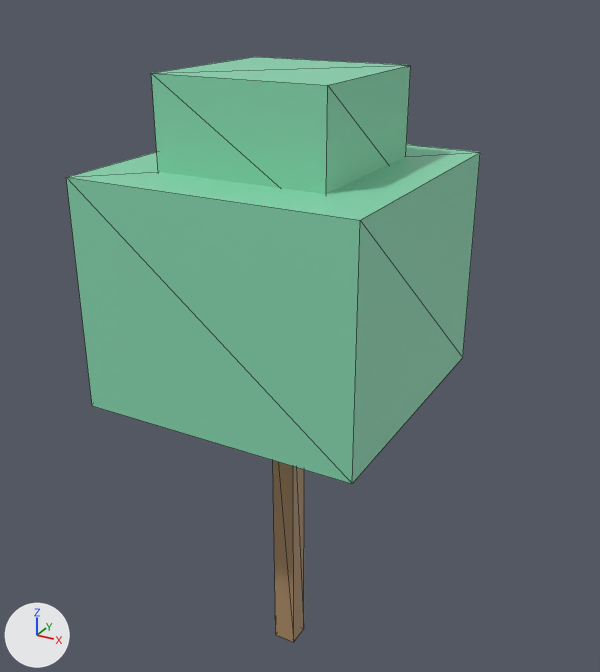
Before and after pictures for a commit that changed the glTF model data/islands/disksaver/glb/Prop_DS_Tree_19.glb.
Rendered twice from a 50 mm camera at (4.6, -8.07, 8.72) aimed at (0.02, 0.26, 4.56). Every picture has the same lights, and +X, +Y and +Z are marked at lower left. The older version comes first. Mesh edges are drawn as thin lines. Vertices at exactly the same position are counted once.
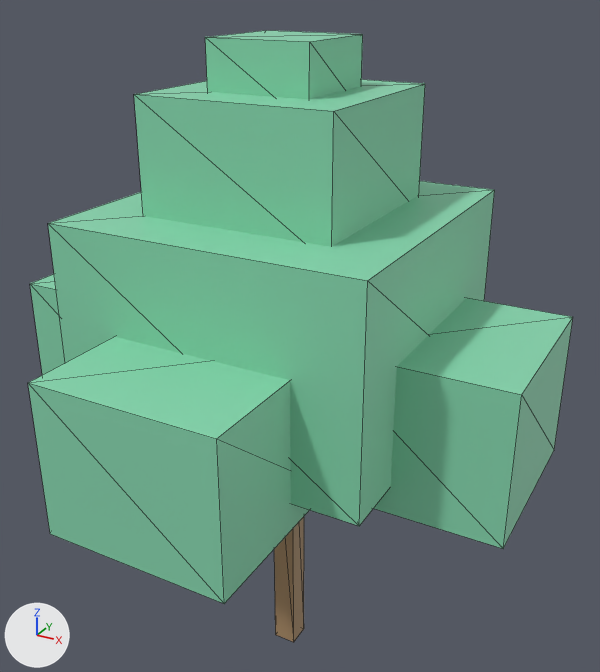
Pixel boxes [x1, y1, x2, y2] of what changed, in the pictures (600 x 672 px):
'Cube.001', moved, rescaled (8% wider)
    before: [66, 145, 480, 484]
    after: [48, 181, 495, 526]
'Cube.002', moved, rescaled
    before: [151, 57, 411, 194]
    after: [373, 298, 573, 549]
'Cube.005', added (green)
    after: [28, 337, 309, 604]
'Cube.006', added (green)
    after: [134, 79, 425, 247]
'Cube.007', added (green)
    after: [205, 30, 363, 99]
'Cube.003', added (green)
    after: [30, 274, 65, 375]

The change in detail:
me_cube_1474 is used by ob_cube_001; location (0.0, 0.0, 0.0).
me_cube_1474 had 8 vertices, 12 faces and spanned x -1.69..1.69, y -1.69..1.69, z 4.05..6.75.
me_cube_1474 now has 8 vertices, 12 faces and spans x -1.86..1.86, y -1.86..1.86, z 3.71..6.28.
me_cube_1474 part 1: the whole mesh is scaled about its middle by (1.1, 1.1, 0.95), then moved by (0.0, 0.0, -0.41).
me_cube_1475 is used by ob_cube_002; location (0.0, 0.0, 0.0).
me_cube_1475 had 8 vertices, 12 faces and spanned x -1.01..1.01, y -1.01..1.01, z 6.41..7.76.
me_cube_1475 now has 8 vertices, 12 faces and spans x 0.95..3.11, y -1.08..1.08, z 3.38..5.13.
me_cube_1475 part 2: the whole mesh is scaled about its middle by (1.07, 1.07, 1.3), then moved by (2.03, 0.0, -2.84).
Mesh me_cube_1575 is new.
It is a box spanning x -0.608..0.608, y -0.608..0.608, z 7.29..8.1.
It uses material mat_ds_leaf3 (green #88d7b0).
Mesh me_cube_1574 is new.
It is a box spanning x -1.15..1.15, y -1.15..1.15, z 6.08..7.56.
It uses material mat_ds_leaf3 (green #88d7b0).
Mesh me_cube_1573 is new.
It is a box spanning x -1.08..1.08, y -3.1..-0.95, z 3.38..5.13.
It uses material mat_ds_leaf3 (green #88d7b0).
Mesh me_cube_1571 is new.
It is a box spanning x -3.1..-0.95, y -1.08..1.08, z 3.38..5.13.
It uses material mat_ds_leaf3 (green #88d7b0).
Object 'Cube.007' (ob_cube_007) is new; it shows me_cube_1575.
Its location is (0.0, 0.0, 0.0).
Object 'Cube.006' (ob_cube_006) is new; it shows me_cube_1574.
Its location is (0.0, 0.0, 0.0).
Object 'Cube.005' (ob_cube_005) is new; it shows me_cube_1573.
Its location is (0.0, 0.0, 0.0).
Object 'Cube.003' (ob_cube_003) is new; it shows me_cube_1571.
Its location is (0.0, 0.0, 0.0).
